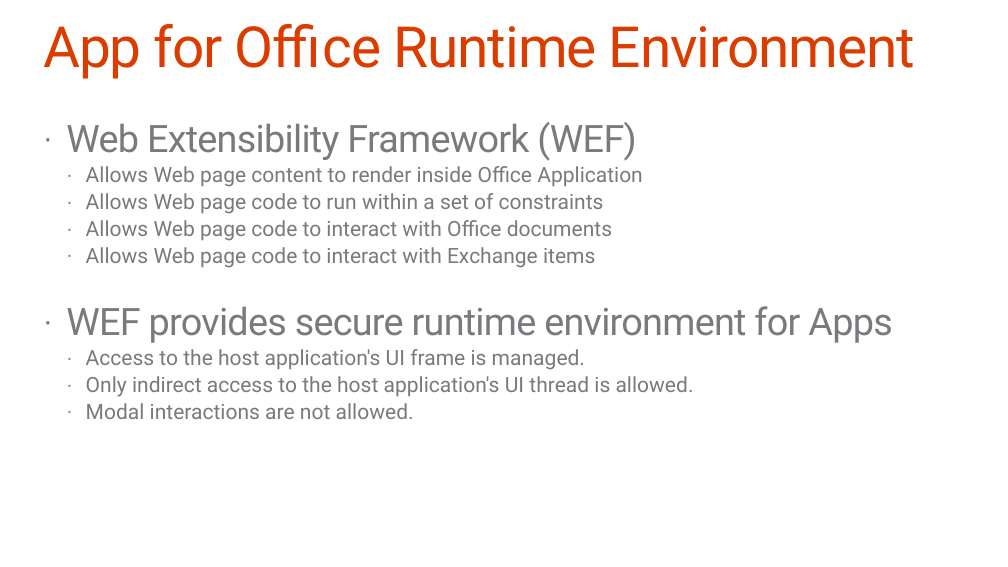
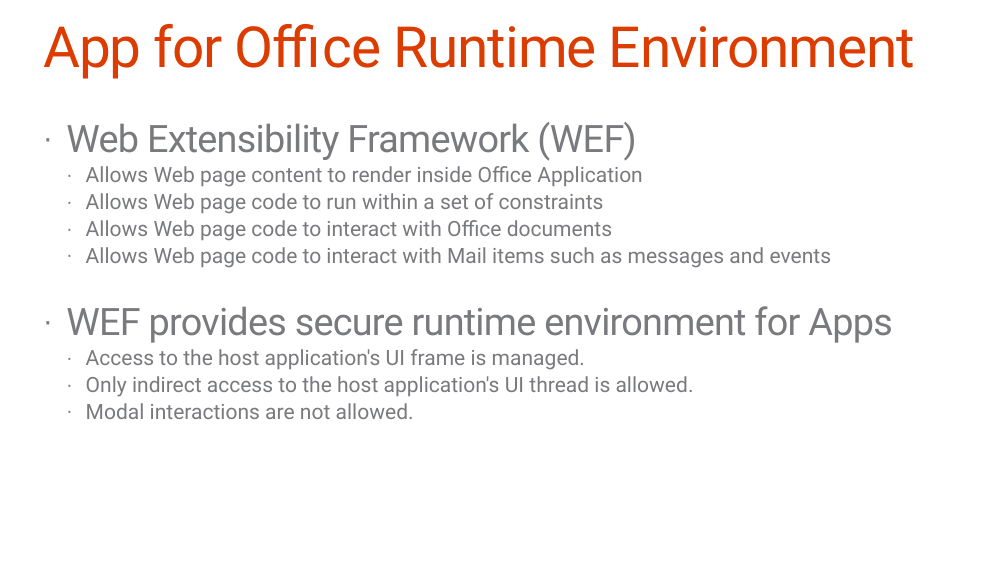
Before and after one commit to OfficeDev/TrainingContent, a slide deck: slide 7 of O3652-1 Deep Dive Apps for Office in Outlook/O3652-1 Deep Dive into Apps for Office in Outlook.pptx. Drawn at 1008x567 pixels with LibreOffice and Linux fonts; fonts in the diff are those of the drawing; background and template pictures are left out. Boxes give left, top, right and bottom in pixels: in the first picture for what was removed or moved away, otherwise in the second. Text is boxed around its words. In the diff, an @@ line names an element or a change of style, - is before the commit and + after.

```diff
--- a/O3652-1 Deep Dive Apps for Office in Outlook/O3652-1 Deep Dive into Apps for Office in Outlook.pptx
+++ b/O3652-1 Deep Dive Apps for Office in Outlook/O3652-1 Deep Dive into Apps for Office in Outlook.pptx
@@ text at box(86, 247, 832, 268): text changed @@
-  · Allows Web page code to interact with Exchange items
+  · Allows Web page code to interact with Mail items such as messages and events
```
Also in this commit, not shown: 5 other slides changed, 1 slide added, 5 slides removed.
